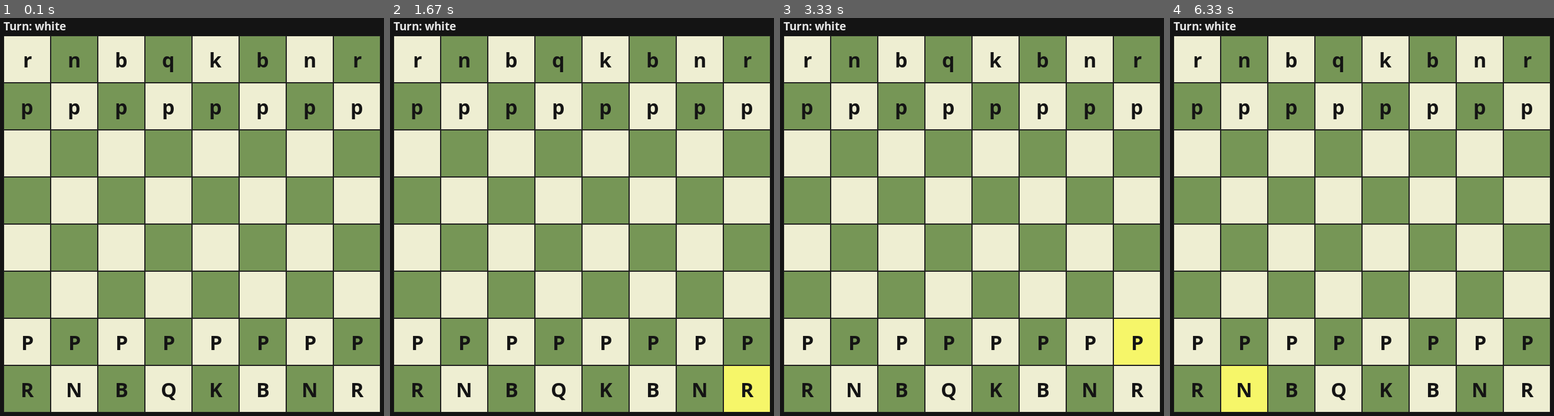
Above: before the commit, frames 1-4 (left to right).
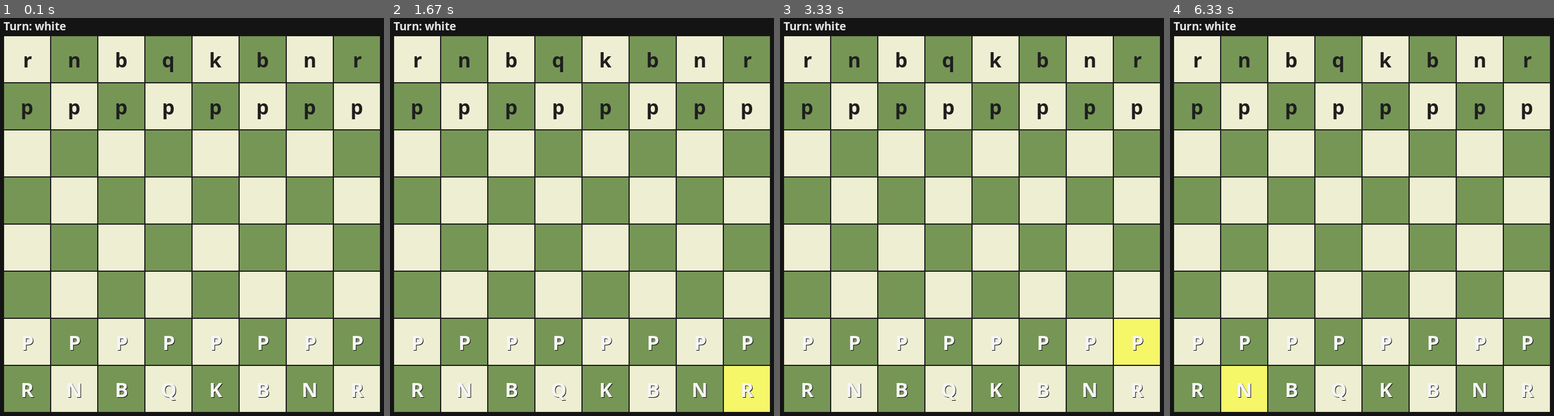
Above: after the commit, the same moments.

Repository: MeansMarkus/Wynd
Game: pygame game, started from pygame_main.py
Same seed, same stepped clock (60 frames per second), same inputs: the game is played once before the commit and once after it.
Inputs (mouse positions are in pixels of both pictures, inside the frame that each line leads up to):
- Up to frame 1 (0.1 s): no input
- Up to frame 2 (1.67 s): click (582, 224) at 0.38 s; click (624, 316) at 0.72 s; click (451, 161) at 1.05 s; click (735, 372) at 1.38 s
- Up to frame 3 (3.33 s): click (979, 81) at 1.72 s; click (952, 332) at 2.05 s; click (956, 153) at 2.38 s; click (1117, 336) at 3.22 s
- Up to frame 4 (6.33 s): click (1492, 213) at 3.55 s; click (1511, 320) at 5.38 s; click (1296, 348) at 5.72 s; click (1231, 380) at 6.05 s

The runs differ from the first frame. In frame 1, 1.3% of the frame differs, in the area x 5-95%, y 79-97%; in frame 2, 1.3%; in frame 3, 1.3%; in frame 4, 1.3%.

Commit message:
define pieces as white and bl;ack to distinguish sides of board

Diff:
--- a/ui/renderer.py
+++ b/ui/renderer.py
@@ -10,7 +10,9 @@
         self.light = (238, 238, 210)
         self.grid = (30, 30, 30)
         self.highlight = (246, 246, 105)
-        self.text_color = (20, 20, 20)
+        self.white_piece = (245, 245, 245)
+        self.black_piece = (30, 30, 30)
+        self.outline = (15, 15, 15)
         self.font = pygame.font.SysFont("Segoe UI", 36, bold=True)
         self.status_font = pygame.font.SysFont("Segoe UI", 20, bold=True)
 
@@ -39,10 +41,15 @@
 
                 piece = self.board.get_piece(row, col)
                 if piece:
-                    label = self.font.render(piece.get_symbol(), True, self.text_color)
+                    color = self.white_piece if piece.color == "white" else self.black_piece
+                    label = self.font.render(piece.get_symbol(), True, color)
                     label_rect = label.get_rect(
                         center=(x + self.cell_size / 2, y + self.cell_size / 2)
                     )
+                    if piece.color == "white":
+                        outline = self.font.render(piece.get_symbol(), True, self.outline)
+                        outline_rect = outline.get_rect(center=label_rect.center)
+                        screen.blit(outline, outline_rect.move(1, 1))
                     screen.blit(label, label_rect)
 
     def _draw_status(self, screen, turn):
